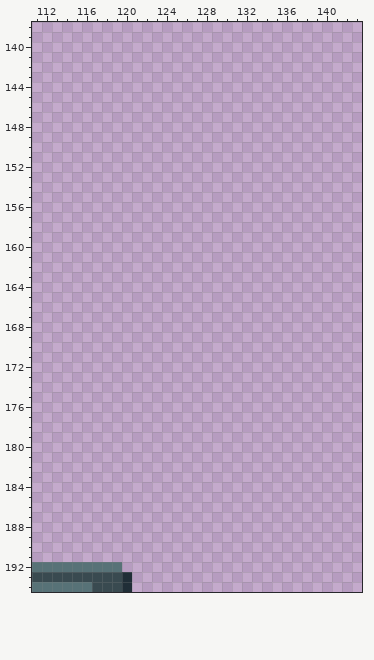
One commit to this pixel-art file: work/tileset.aseprite. The first picture shows the starting point.
256x256 pixels, 1 frame. Shown: x 111..143, y 138..194. The commit also changed other parts of the picture, which this record leaves out.
The result:
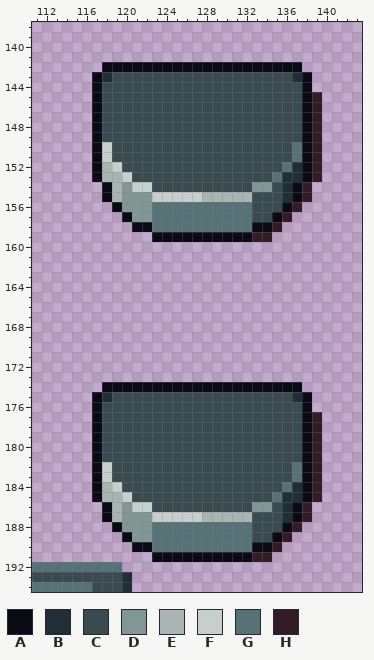
Palette (. is transparent): A #090a14  B #202e37  C #394a50  D #819796  E #a8b5b2  F #c7cfcc  G #577277  H #341c27
The exact change:
Layer "Tileset":
y 142: x 118..137 .................... -> AAAAAAAAAAAAAAAAAAAA
y 143: x 117..138 ...................... -> ABCCCCCCCCCCCCCCCCCCBA
y 144: x 117..138 ...................... -> ACCCCCCCCCCCCCCCCCCCCA
y 145..149: x 117..139 ....................... -> ACCCCCCCCCCCCCCCCCCCCAH
y 150..151: x 117..139 ....................... -> AFCCCCCCCCCCCCCCCCCCGAH
y 152: x 117..139 ....................... -> AEFCCCCCCCCCCCCCCCCGBAH
y 153: x 117..139 ....................... -> AEEFCCCCCCCCCCCCCCGBBAH
y 154: x 118..138 ..................... -> AEDFFCCCCCCCCCCDDCBAH
y 155: x 118..138 ..................... -> AEDDDFFFFFEEEEECCCBAH
y 156: x 119..137 ................... -> ADDDGGGGGGGGGGCCCAH
y 157: x 120..136 ................. -> ADDGGGGGGGGGGCCAH
y 158: x 121..135 ............... -> AAGGGGGGGGGGAAH
y 159: x 123..134 ............ -> AAAAAAAAAAHH
y 174: x 118..137 .................... -> AAAAAAAAAAAAAAAAAAAA
y 175: x 117..138 ...................... -> ABCCCCCCCCCCCCCCCCCCBA
y 176: x 117..138 ...................... -> ACCCCCCCCCCCCCCCCCCCCA
y 177..181: x 117..139 ....................... -> ACCCCCCCCCCCCCCCCCCCCAH
y 182..183: x 117..139 ....................... -> AFCCCCCCCCCCCCCCCCCCGAH
y 184: x 117..139 ....................... -> AEFCCCCCCCCCCCCCCCCGBAH
y 185: x 117..139 ....................... -> AEEFCCCCCCCCCCCCCCGBBAH
y 186: x 118..138 ..................... -> AEDFFCCCCCCCCCCDDCBAH
y 187: x 118..138 ..................... -> AEDDDFFFFFEEEEECCCBAH
y 188: x 119..137 ................... -> ADDDGGGGGGGGGGCCCAH
y 189: x 120..136 ................. -> ADDGGGGGGGGGGCCAH
y 190: x 121..135 ............... -> AAGGGGGGGGGGAAH
y 191: x 123..134 ............ -> AAAAAAAAAAHH
